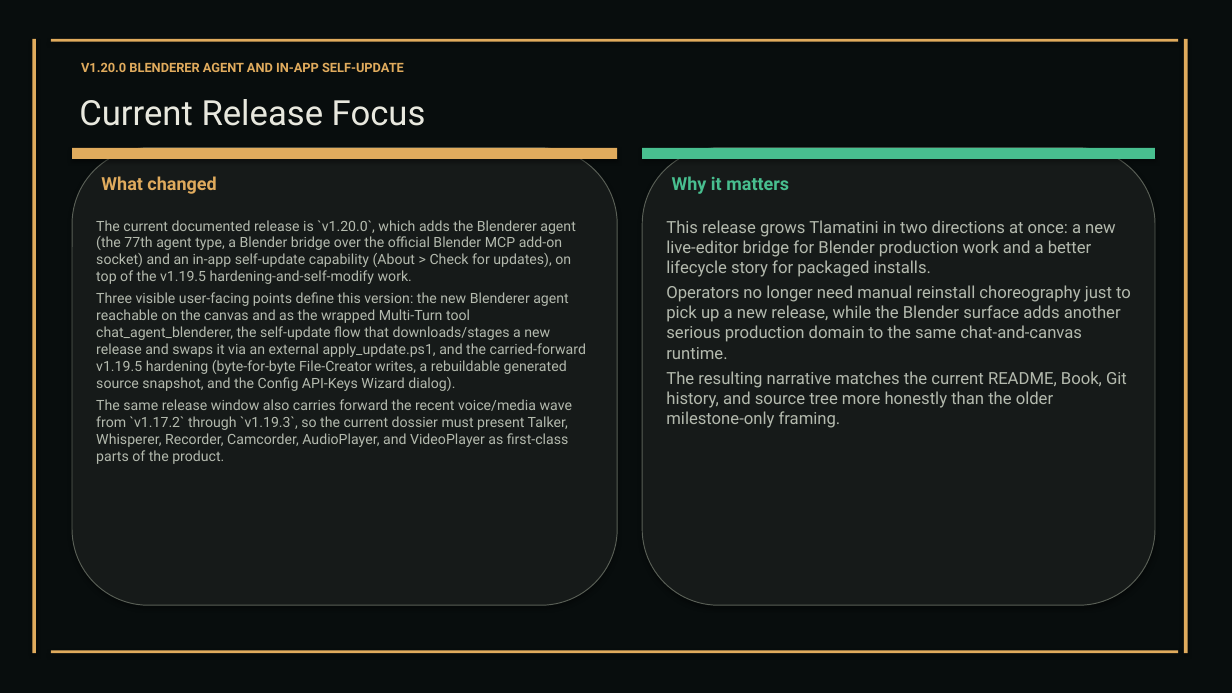
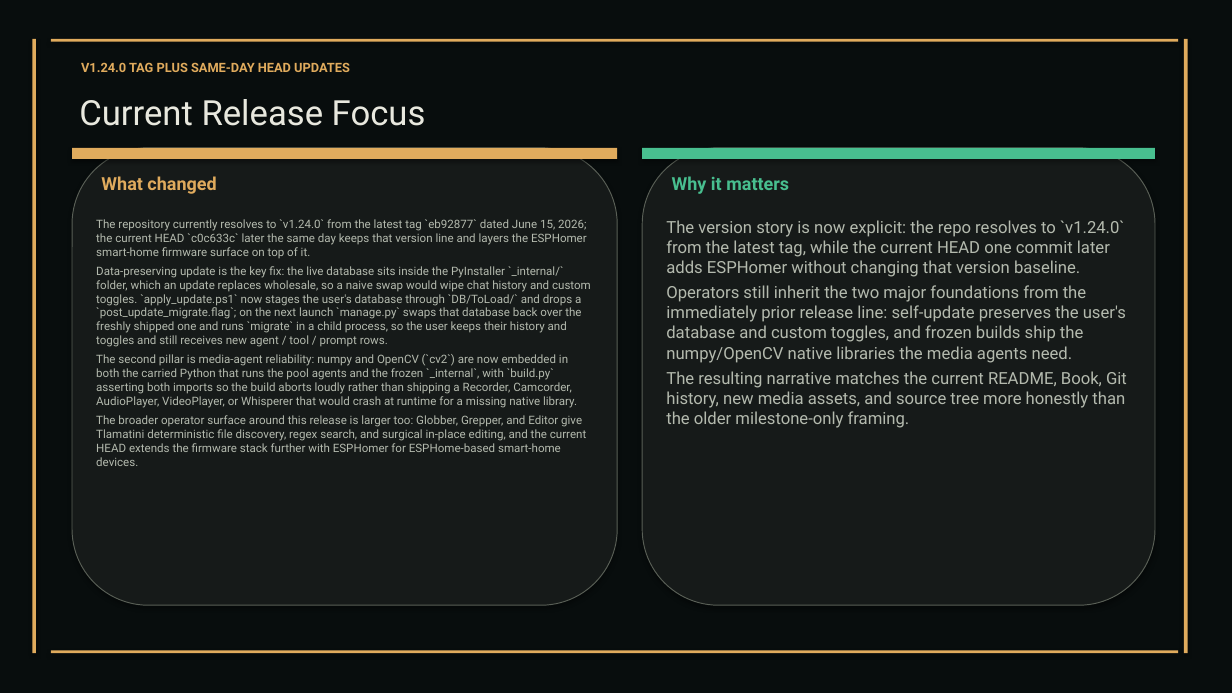
Before and after one commit to XAIHT/web-app, a slide deck: slide 18 of Tlamatini_eXtended_Artificial_Intelligence_Humanly_Tempered.pptx (slide 17 before the commit). Drawn at 1232x693 pixels with LibreOffice and Linux fonts; fonts in the diff are those of the drawing. Boxes give left, top, right and bottom in pixels: in the first picture for what was removed or moved away, otherwise in the second. Text is boxed around its words. In the diff, an @@ line names an element or a change of style, - is before the commit and + after.

Commit message:
Updated the info covering Tlamatini's v1.24.0, by angelahack1

```diff
--- a/Tlamatini_eXtended_Artificial_Intelligence_Humanly_Tempered.pptx
+++ b/Tlamatini_eXtended_Artificial_Intelligence_Humanly_Tempered.pptx
@@ text at (x1=81, y1=62, x2=350, y2=72): text changed @@
-V1.20.0 BLENDERER AGENT AND IN-APP SELF-UPDATE
+V1.24.0 TAG PLUS SAME-DAY HEAD UPDATES
@@ text at (x1=96, y1=219, x2=591, y2=466): text changed; size 11 to 9 pt @@
-The current documented release is `v1.20.0`, which adds the Blenderer agent (the 77th agent type, a Blender bridge over the official Blender MCP add-on socket) and an in-app self-update capability (About > Check for updates), on top of the v1.19.5 hardening-and-self-modify work.
-Three visible user-facing points define this version: the new Blenderer agent reachable on the canvas and as the wrapped Multi-Turn tool chat_agent_blenderer, the self-update flow that downloads/stages a new release and swaps it via an external apply_update.ps1, and the carried-forward v1.19.5 hardening (byte-for-byte File-Creator writes, a rebuildable generated source snapshot, and the Config API-Keys Wizard dialog).
-The same release window also carries forward the recent voice/media wave from `v1.17.2` through `v1.19.3`, so the current dossier must present Talker, Whisperer, Recorder, Camcorder, AudioPlayer, and VideoPlayer as first-class parts of the product.
+The repository currently resolves to `v1.24.0` from the latest tag `eb92877` dated June 15, 2026; the current HEAD `c0c633c` later the same day keeps that version line and layers the ESPHomer smart-home firmware surface on top of it.
+Data-preserving update is the key fix: the live database sits inside the PyInstaller `_internal/` folder, which an update replaces wholesale, so a naive swap would wipe chat history and custom toggles. `apply_update.ps1` now stages the user's database through `DB/ToLoad/` and drops a `post_update_migrate.flag`; on the next launch `manage.py` swaps that database back over the freshly shipped one and runs `migrate` in a child process, so the user keeps their history and toggles and still receives new agent / tool / prompt rows.
+The second pillar is media-agent reliability: numpy and OpenCV (`cv2`) are now embedded in both the carried Python that runs the pool agents and the frozen `_internal`, with `build.py` asserting both imports so the build aborts loudly rather than shipping a Recorder, Camcorder, AudioPlayer, VideoPlayer, or Whisperer that would crash at runtime for a missing native library.
+The broader operator surface around this release is larger too: Globber, Grepper, and Editor give Tlamatini deterministic file discovery, regex search, and surgical in-place editing, and the current HEAD extends the firmware stack further with ESPHomer for ESPHome-based smart-home devices.
@@ text at (x1=666, y1=220, x2=1127, y2=428): text changed @@
-This release grows Tlamatini in two directions at once: a new live-editor bridge for Blender production work and a better lifecycle story for packaged installs.
-Operators no longer need manual reinstall choreography just to pick up a new release, while the Blender surface adds another serious production domain to the same chat-and-canvas runtime.
-The resulting narrative matches the current README, Book, Git history, and source tree more honestly than the older milestone-only framing.
+The version story is now explicit: the repo resolves to `v1.24.0` from the latest tag, while the current HEAD one commit later adds ESPHomer without changing that version baseline.
+Operators still inherit the two major foundations from the immediately prior release line: self-update preserves the user's database and custom toggles, and frozen builds ship the numpy/OpenCV native libraries the media agents need.
+The resulting narrative matches the current README, Book, Git history, new media assets, and source tree more honestly than the older milestone-only framing.
```
Also in this commit, not shown: 59 other slides changed, 5 slides added, 1 slide removed, 9 other files.
